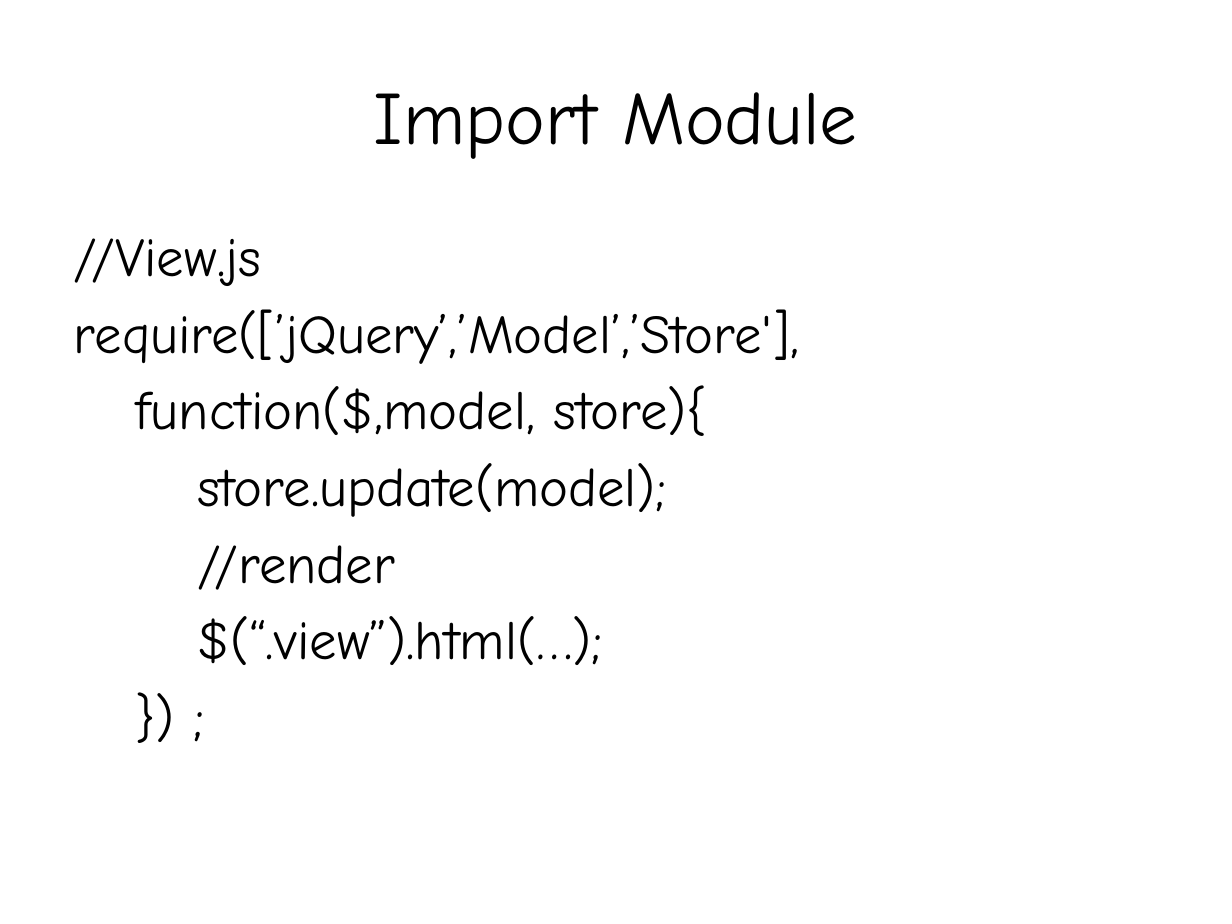
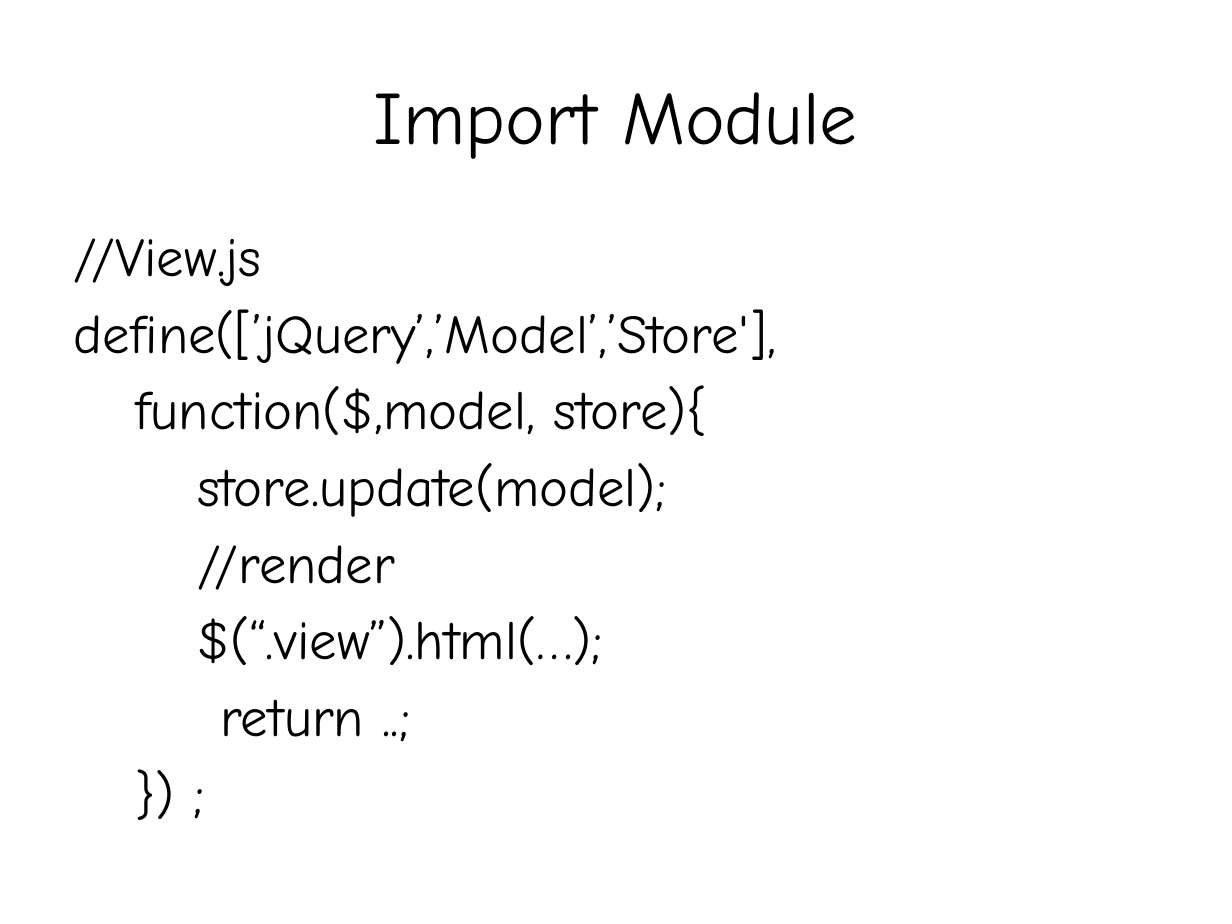
Before and after one commit to rohitghatol/SinglePageApplication, a slide deck: slide 40 of Building Single Page Applications.pptx (slide 37 before the commit). Drawn at 1232x924 pixels with LibreOffice and Linux fonts; fonts in the diff are those of the drawing. Boxes give left, top, right and bottom in pixels: in the first picture for what was removed or moved away, otherwise in the second. Text is boxed around its words. In the diff, an @@ line names an element or a change of style, - is before the commit and + after.

Commit message:
Added New Presentation

```diff
--- a/Building Single Page Applications.pptx
+++ b/Building Single Page Applications.pptx
@@ text at [74, 309, 776, 364]: text changed @@
-require([’jQuery’,’Model’,’Store'],
+define([’jQuery’,’Model’,’Store'],
@@ text at [220, 699, 364, 737]: paragraph added @@
+return ..;
```
Also in this commit, not shown: 2 other slides changed, 4 slides added.
